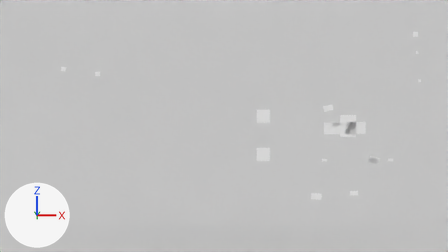
The Blender file Game/Menu.blend as it was, and as the next commit left it.
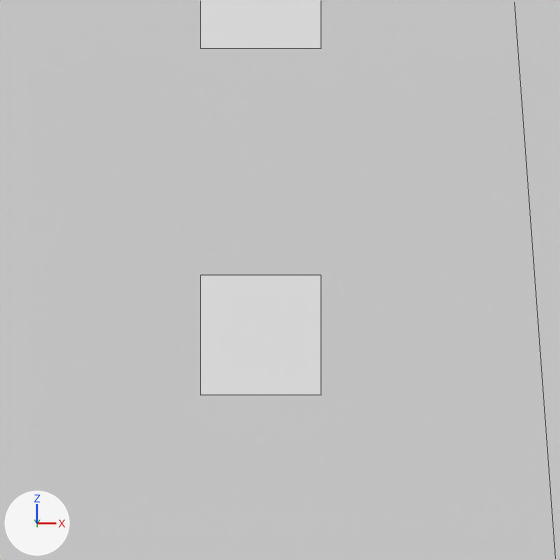
The first picture shows the older version from the file's camera 'Camera'. The close-ups show both versions on the part from 52% to 66% of the width and 47% to 71% of the height of that picture; other places that the commit changed are outside them. Every picture has the same lights, and +X, +Y and +Z are marked at lower left. The close-ups show mesh edges as thin lines.

The first close-up shows 'Branch', 'Btn_DoF', 'Btn_Foliage'.
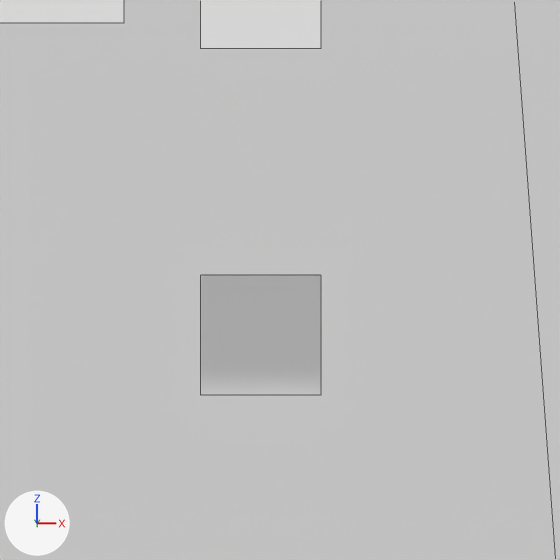
Changed parts and their boxes [x1, y1, x2, y2] in the close-ups (560 x 560 px):
'NamePage', added
    after: [0, 0, 124, 23]

The change, as a list of edits to the scene's bpy script:
```text
Add me_plane_011:
    me_plane_011.from_pydata([(3.08, -2.52, 0.0), (-2.7, -2.52, 0.0), (3.08, 1.27, 0.0), (-2.7, 1.27, 0.0)], [], [(2, 3, 1, 0)])
    me_plane_011.materials.append(mat_buttons)  # its picture is missing
Add ob_namepage:
    ob_namepage = bpy.data.objects.new('NamePage', me_plane_011)
    ob_namepage.location = (-1.186, -0.73, 0.38)
    ob_namepage.rotation_euler = (1.571, 0.0, 0.0)  # degrees (90, 0, 0)
    ob_namepage.scale = (0.1, 0.1, 0.1)
```
